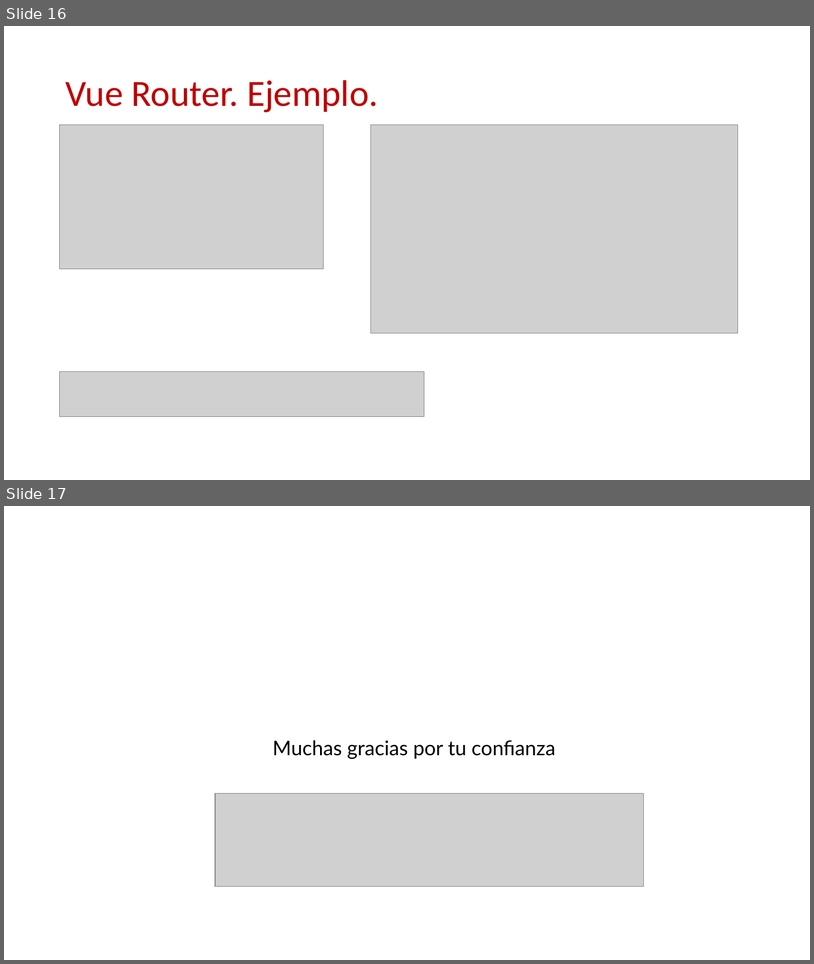
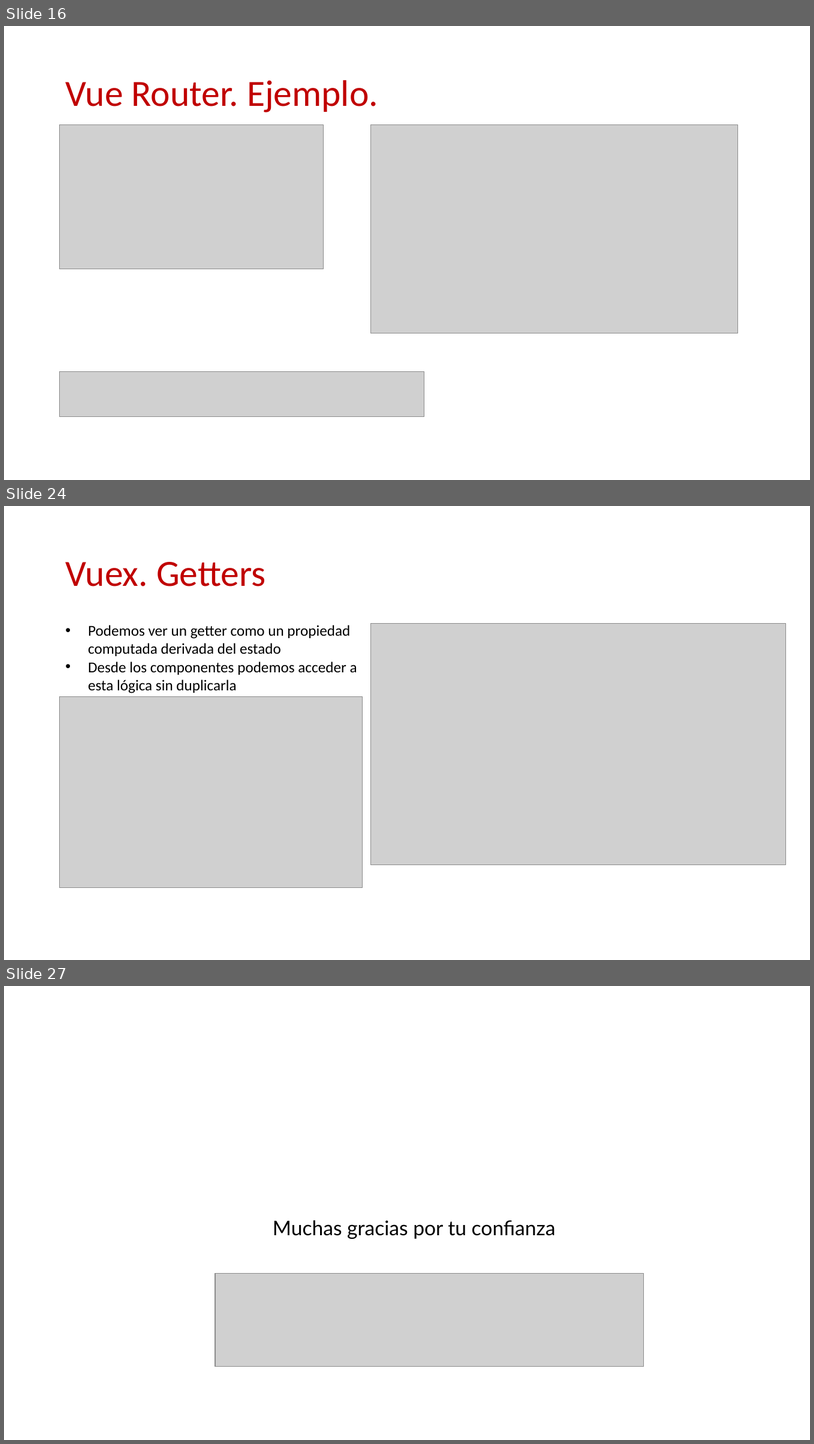
Before and after one commit to Robert-Freire/course-vue2, a slide deck: Vue.pptx. Shown one above the other, each under a label of ours: slides 16 and 17 before the commit, slides 16, 24 and 27 after it; the slides between them are not shown. The pictures are 814x964 and 814x1444 pixels, drawn with LibreOffice and Linux fonts; fonts in the diff are those of the drawing; grey boxes stand for pictures; background and template pictures are left out. Boxes give left, top, right and bottom in pixels: in the first picture for what was removed or moved away, otherwise in the second. Text is boxed around its words. In the diff, an @@ line names an element or a change of style, - is before the commit and + after.

```diff
--- a/Vue.pptx
+++ b/Vue.pptx
@@ slide 24 added at <box>4,506,810,960</box>, background #FFFFFF @@
@@ title added at <box>65,562,266,586</box>, 44 pt, text #C00000 @@
+Vuex. Getters
@@ text added at <box>88,625,357,693</box>, 18 pt, text #000000 @@
+• Podemos ver un getter como un propiedad computada derivada del estado
+• Desde los componentes podemos acceder a esta lógica sin duplicarla
@@ picture added at <box>371,624,786,864</box> @@
@@ picture added at <box>60,697,363,888</box> @@
@@ what was slide 17 is now slide 27 @@
```
Also in this commit, not shown: 1 slide changed, 9 other slides added, 9 other files.
